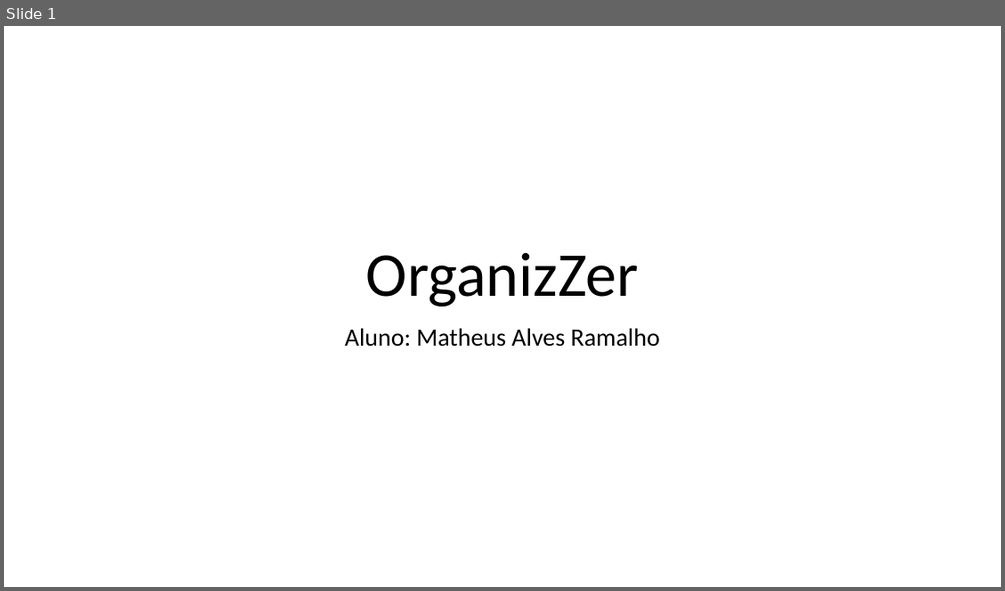
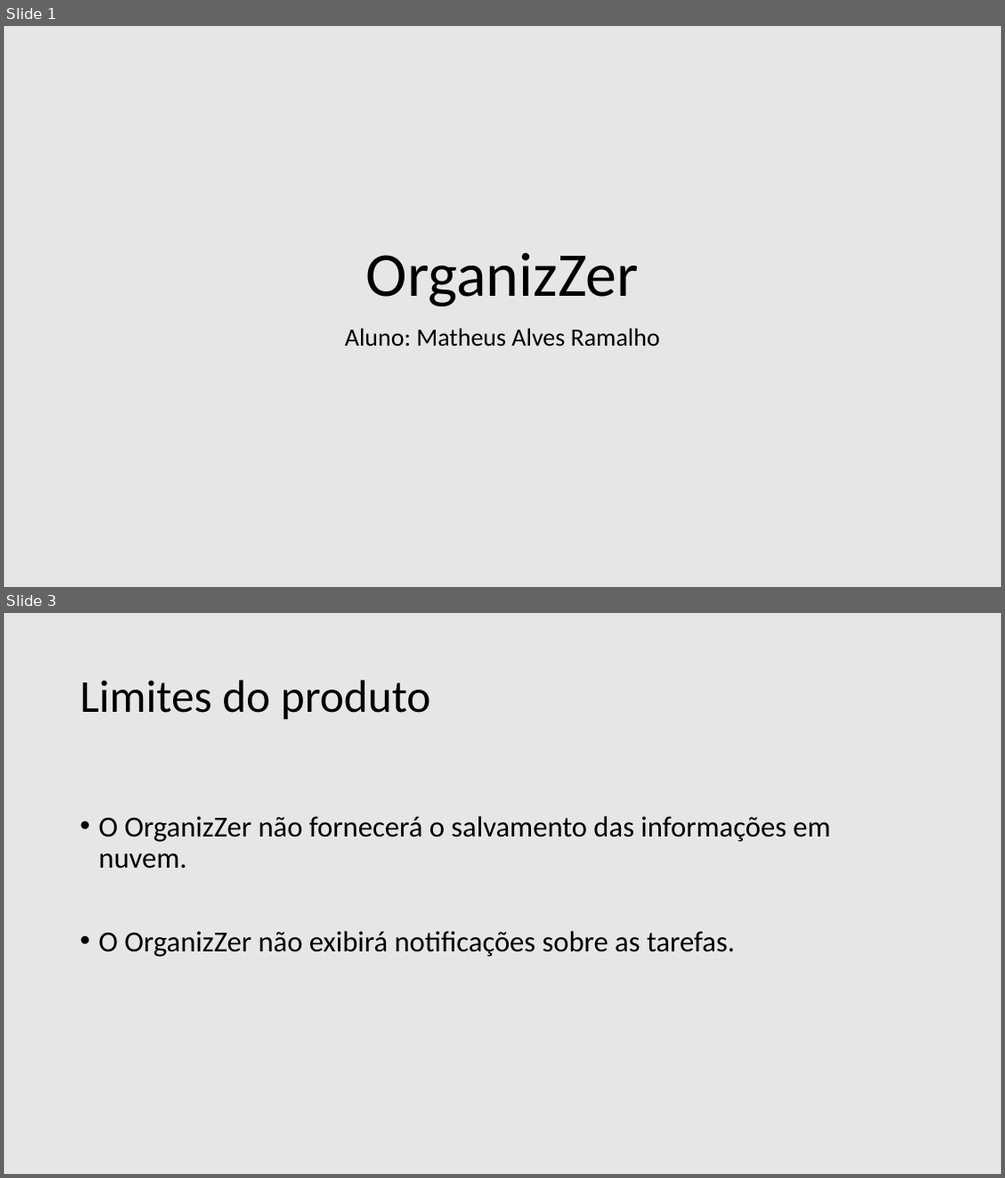
Before and after one commit to Whash/Projeto-Sistemas-II, a slide deck: Documentação/Arquivos/Apresentacao/OrganizZer.pptx. Shown one above the other, each under a label of ours: slide 1 before the commit, slides 1 and 3 after it; the slides between them are not shown. The pictures are 1005x591 and 1005x1178 pixels, drawn with LibreOffice and Linux fonts; fonts in the diff are those of the drawing. Boxes give left, top, right and bottom in pixels: in the first picture for what was removed or moved away, otherwise in the second. Text is boxed around its words. In the diff, an @@ line names an element or a change of style, - is before the commit and + after.

```diff
--- a/Documentação/Arquivos/Apresentacao/OrganizZer.pptx
+++ b/Documentação/Arquivos/Apresentacao/OrganizZer.pptx
@@ slide 3 added at [4,613,1001,1174], background #E7E6E6 @@
@@ title added at [80,680,431,720], 44 pt, text #000000 @@
+Limites do produto
@@ text added at [98,816,830,957], 28 pt, text #000000 @@
+• O OrganizZer não fornecerá o salvamento das informações em nuvem.
+• O OrganizZer não exibirá notificações sobre as tarefas.
@@ slide 1 changed as well @@
@@ background #FFFFFF to #E7E6E6 @@
```
Also in this commit, not shown: 7 other slides changed, 2 other slides added, 5 other files.
